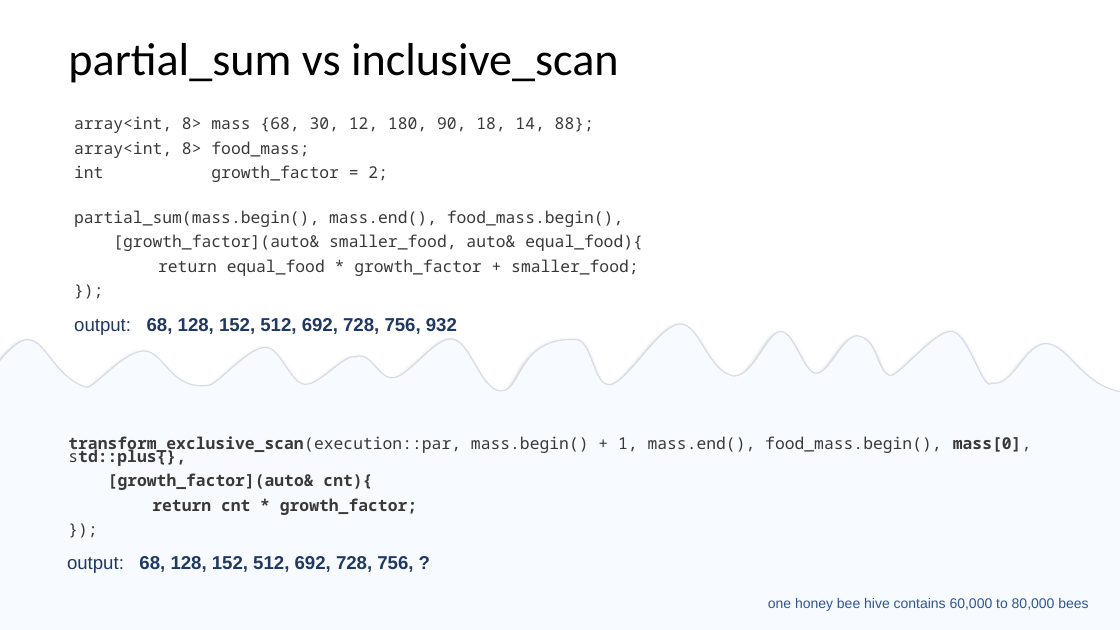
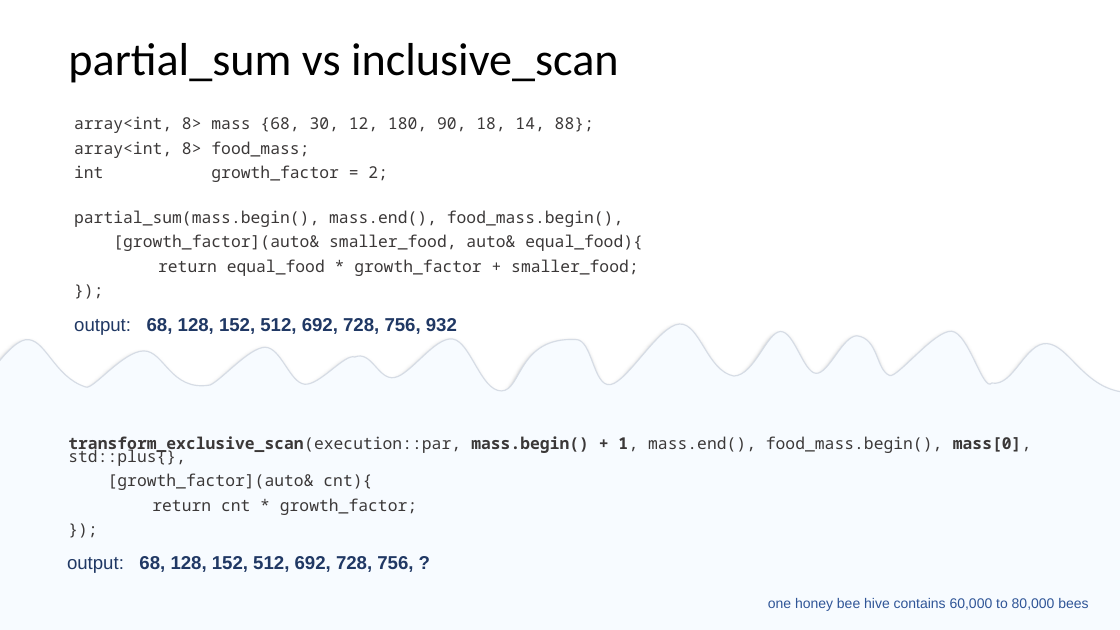
Before and after one commit to EmptySquareBubble/StoriesFromAParallelUniverse-, a slide deck: slide 30 of stories_from_a_paralel_universe.pptx. Drawn at 1120x630 pixels with LibreOffice and Linux fonts; fonts in the diff are those of the drawing. Boxes give left, top, right and bottom in pixels: in the first picture for what was removed or moved away, otherwise in the second. Text is boxed around its words. In the diff, an @@ line names an element or a change of style, - is before the commit and + after.

```diff
--- a/stories_from_a_paralel_universe.pptx
+++ b/stories_from_a_paralel_universe.pptx
@@ text at box(68, 436, 1032, 515): bold on in "mass.begin() + 1,"; bold off in "std::plus{},", "[growth_factor](auto& cnt){", "return cnt * growth_factor;" @@
```
Also in this commit, not shown: 5 other slides changed.
